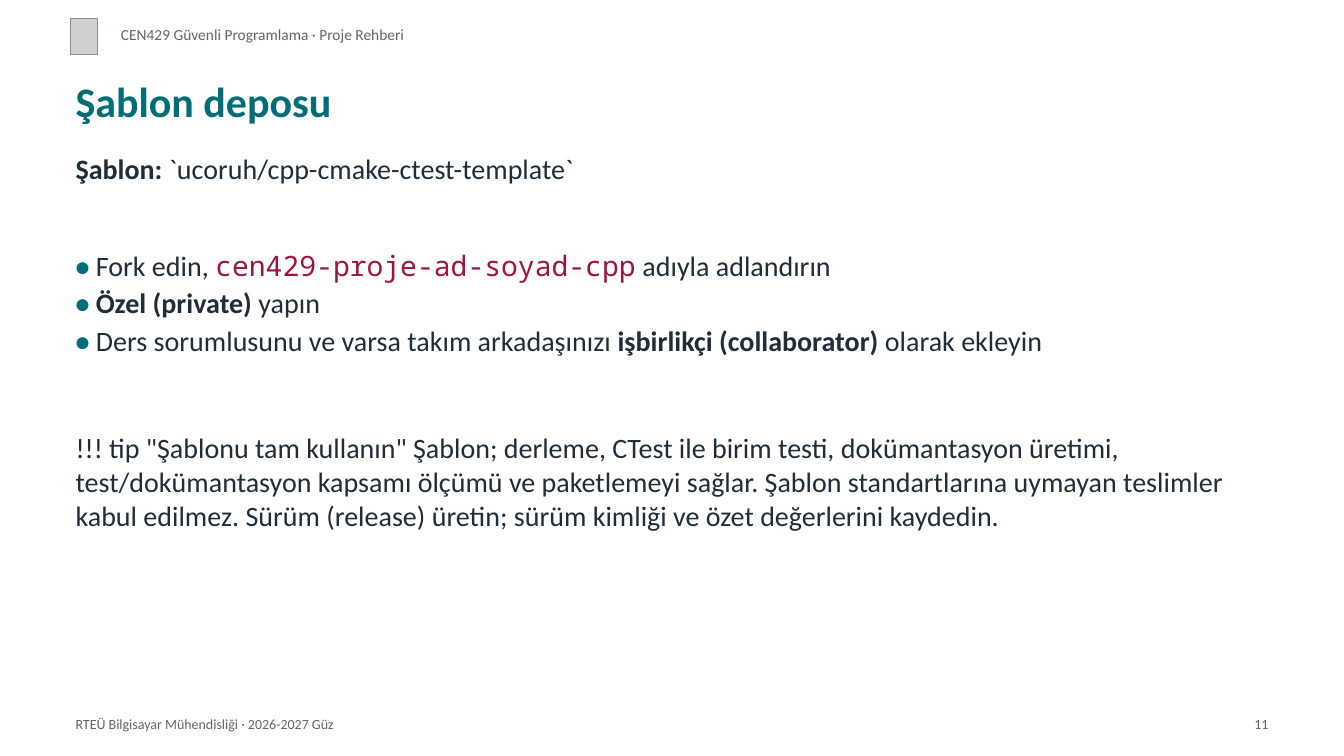
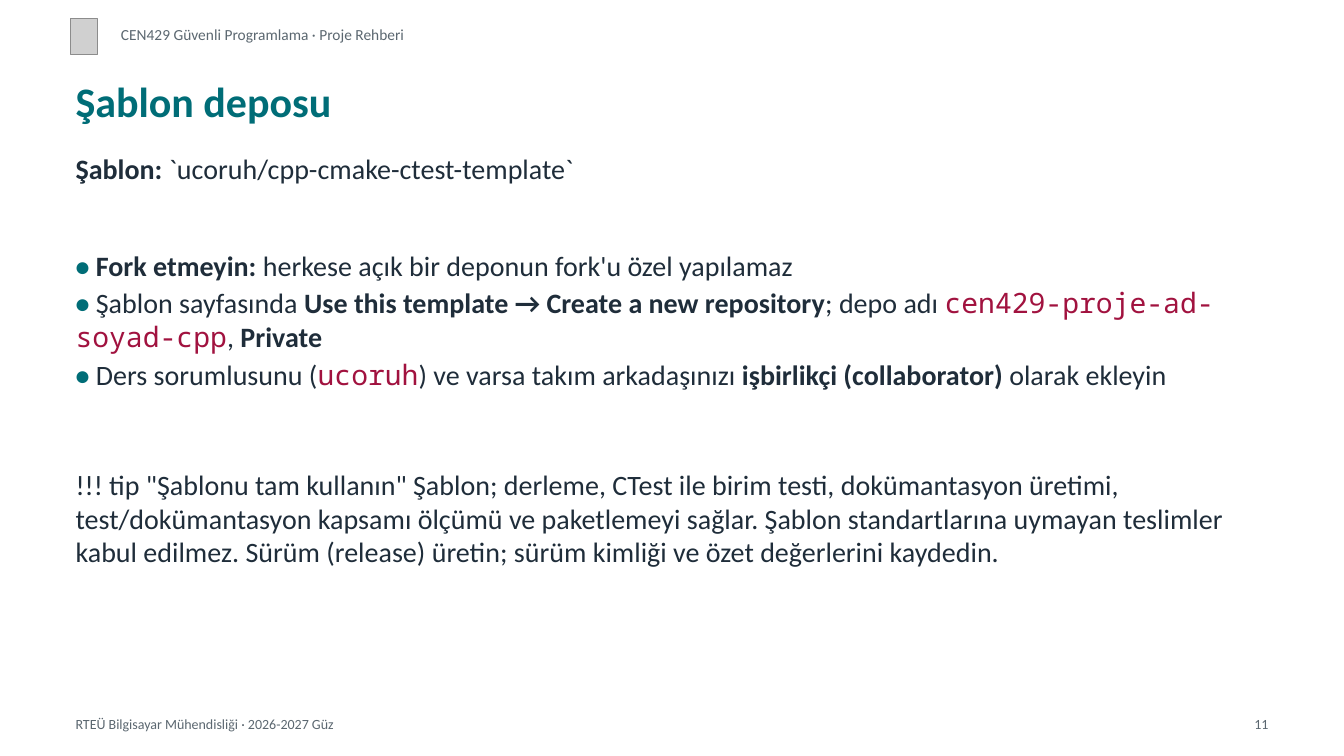
Before and after one commit to ucoruh/cen429-secure-programming, a slide deck: slide 11 of docs/project-guide/cen429-proje-rehberi-sunum.tr.pptx. Drawn at 1344x756 pixels with LibreOffice and Linux fonts; fonts in the diff are those of the drawing; grey boxes stand for pictures. Boxes give left, top, right and bottom in pixels: in the first picture for what was removed or moved away, otherwise in the second. Text is boxed around its words. In the diff, an @@ line names an element or a change of style, - is before the commit and + after.

Commit message:
Proje rehberi: depoyu şablondan oluştur (fork yok), projeyi yerelde göster, gösterim kontrol listesi

```diff
--- a/docs/project-guide/cen429-proje-rehberi-sunum.tr.pptx
+++ b/docs/project-guide/cen429-proje-rehberi-sunum.tr.pptx
@@ text at (x1=76, y1=256, x2=1214, y2=390): text changed @@
-• Fork edin, cen429-proje-ad-soyad-cpp adıyla adlandırın
-• Özel (private) yapın
-• Ders sorumlusunu ve varsa takım arkadaşınızı işbirlikçi (collaborator) olarak ekleyin
+• Fork etmeyin: herkese açık bir deponun fork'u özel yapılamaz
+• Şablon sayfasında Use this template → Create a new repository; depo adı cen429-proje-ad-soyad-cpp, Private
+• Ders sorumlusunu (ucoruh) ve varsa takım arkadaşınızı işbirlikçi (collaborator) olarak ekleyin
@@ text "!!! tip "Şablonu tam kullanın" ..." moved from (x1=76, y1=438, x2=1222, y2=531) to (x1=76, y1=475, x2=1222, y2=567) @@
```
Also in this commit, not shown: 44 other slides changed, 2 slides added, 41 other files.
